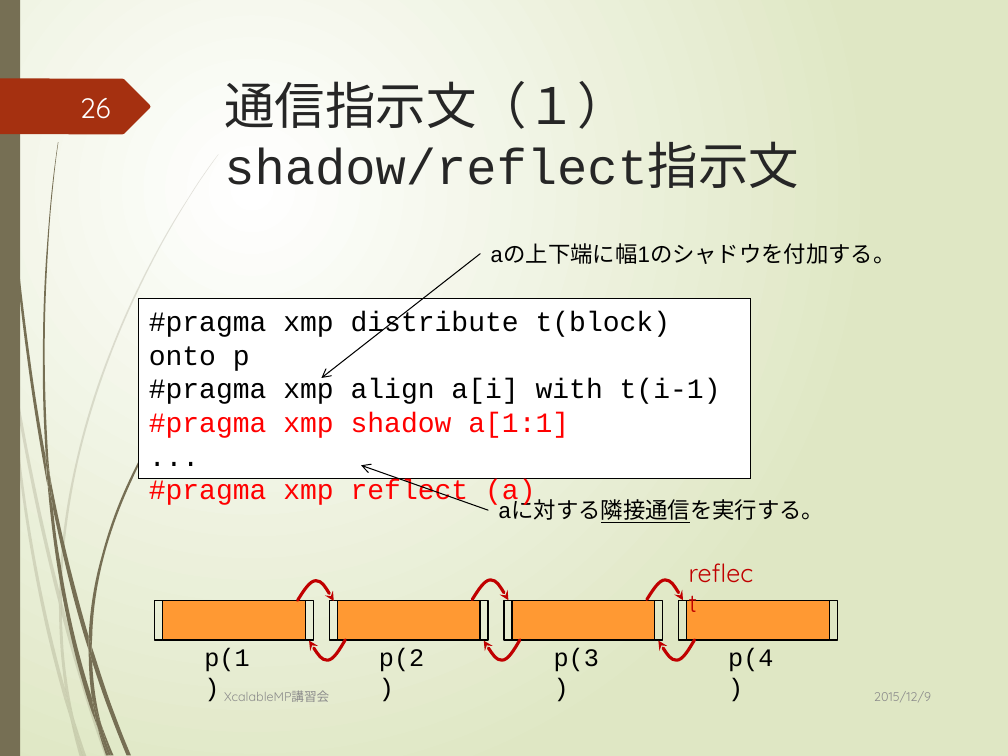
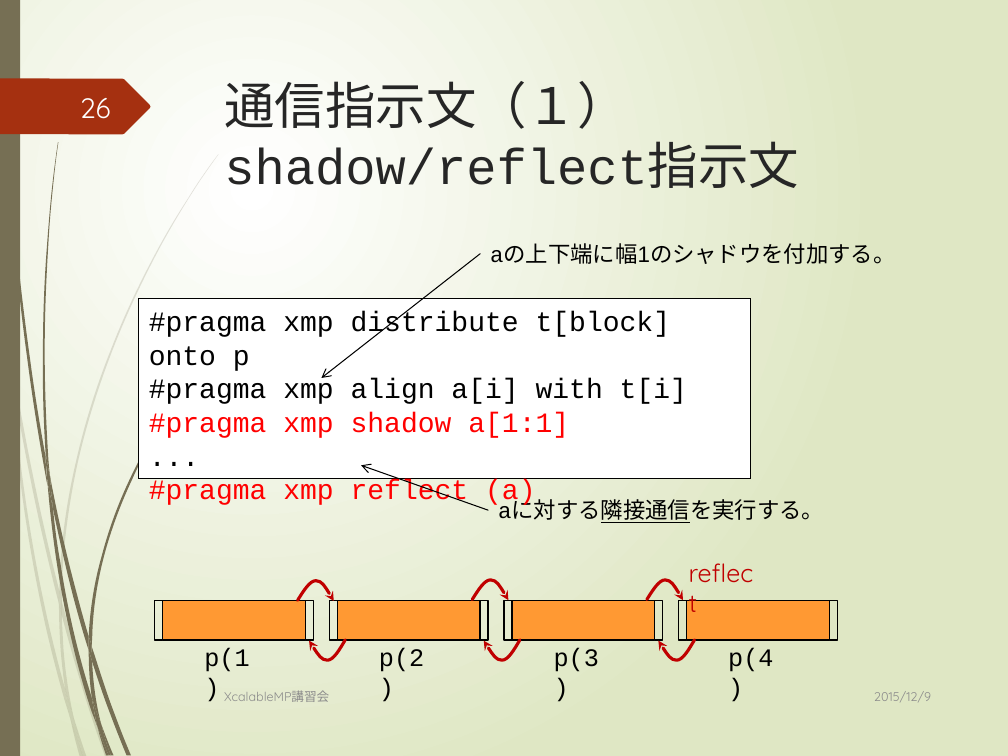
Before and after one commit to XcalableMP/Lecture, a slide deck: slide 26 of beginner/1.overview.pptx. Drawn at 1008x756 pixels with LibreOffice and Linux fonts; fonts in the diff are those of the drawing. Boxes give left, top, right and bottom in pixels: in the first picture for what was removed or moved away, otherwise in the second. Text is boxed around its words. In the diff, an @@ line names an element or a change of style, - is before the commit and + after.

```diff
--- a/beginner/1.overview.pptx
+++ b/beginner/1.overview.pptx
@@ text in rectangle at [149, 311, 687, 404]: text changed @@
-#pragma xmp distribute t(block) onto p
-#pragma xmp align a[i] with t(i-1)
+#pragma xmp distribute t[block] onto p
+#pragma xmp align a[i] with t[i]
```
Also in this commit, not shown: 20 other slides changed, 15 other files.
